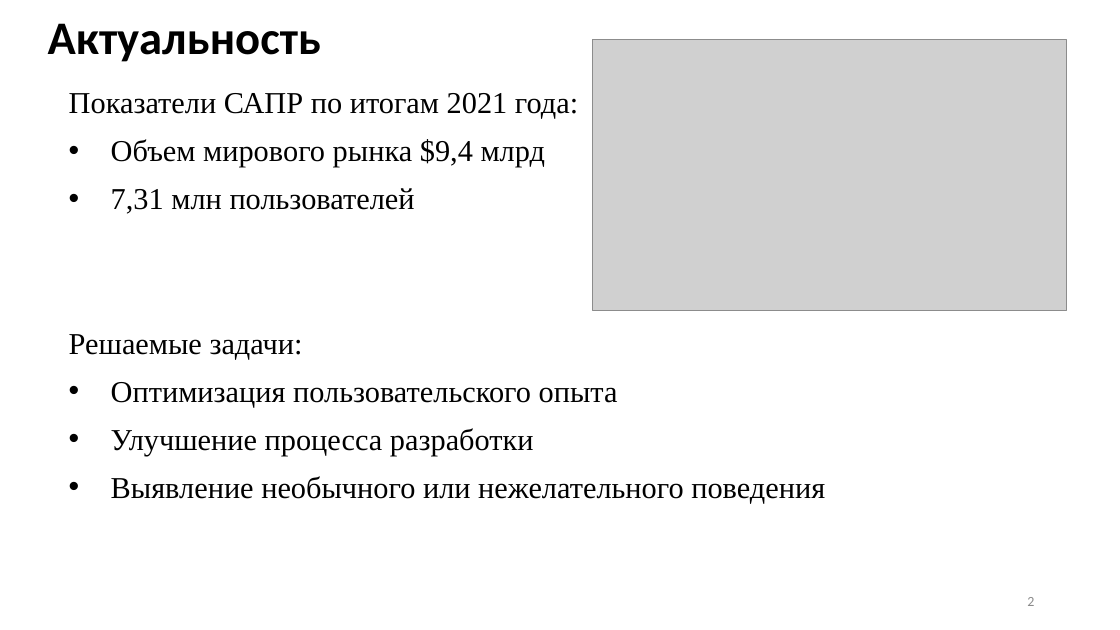
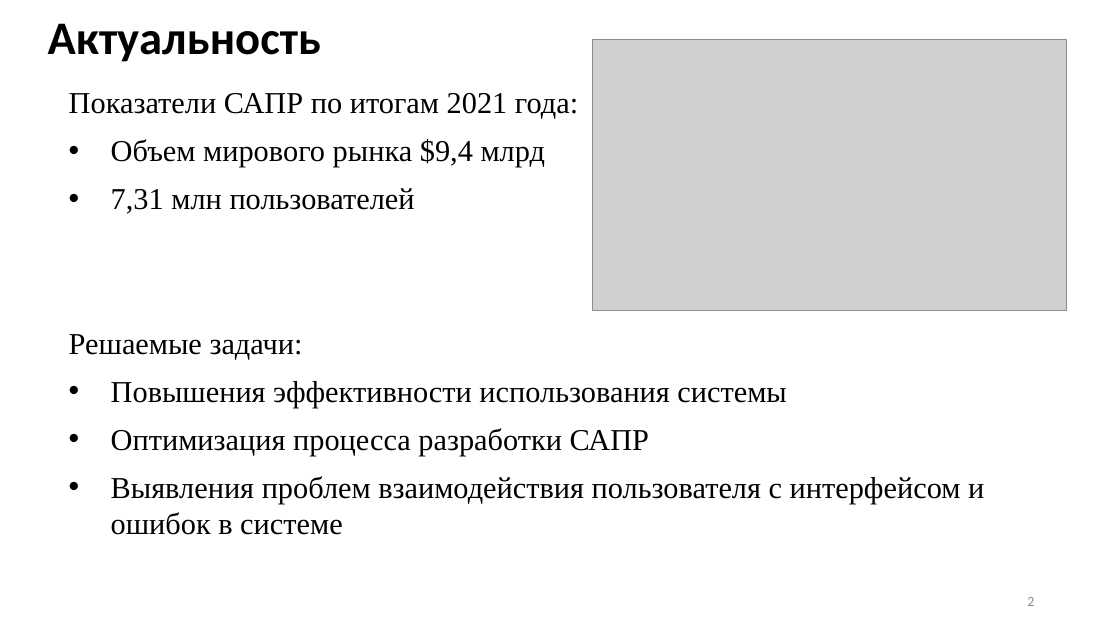
Before and after one commit to Inlucker/8semestr, a slide deck: slide 2 of ВКР/Презентация/ПронинАС_ВКР_презентация.pptx. Drawn at 1120x630 pixels with LibreOffice and Linux fonts; fonts in the diff are those of the drawing; grey boxes stand for pictures. Boxes give left, top, right and bottom in pixels: in the first picture for what was removed or moved away, otherwise in the second. Text is boxed around its words. In the diff, an @@ line names an element or a change of style, - is before the commit and + after.

Commit message:
added presentation3

```diff
--- a/ВКР/Презентация/ПронинАС_ВКР_презентация.pptx
+++ b/ВКР/Презентация/ПронинАС_ВКР_презентация.pptx
@@ text at [111,381,984,535]: text changed @@
-• Оптимизация пользовательского опыта
-• Улучшение процесса разработки
-• Выявление необычного или нежелательного поведения
+• Повышения эффективности использования системы
+• Оптимизация процесса разработки САПР
+• Выявления проблем взаимодействия пользователя с интерфейсом и ошибок в системе
```
Also in this commit, not shown: 1 other file.
